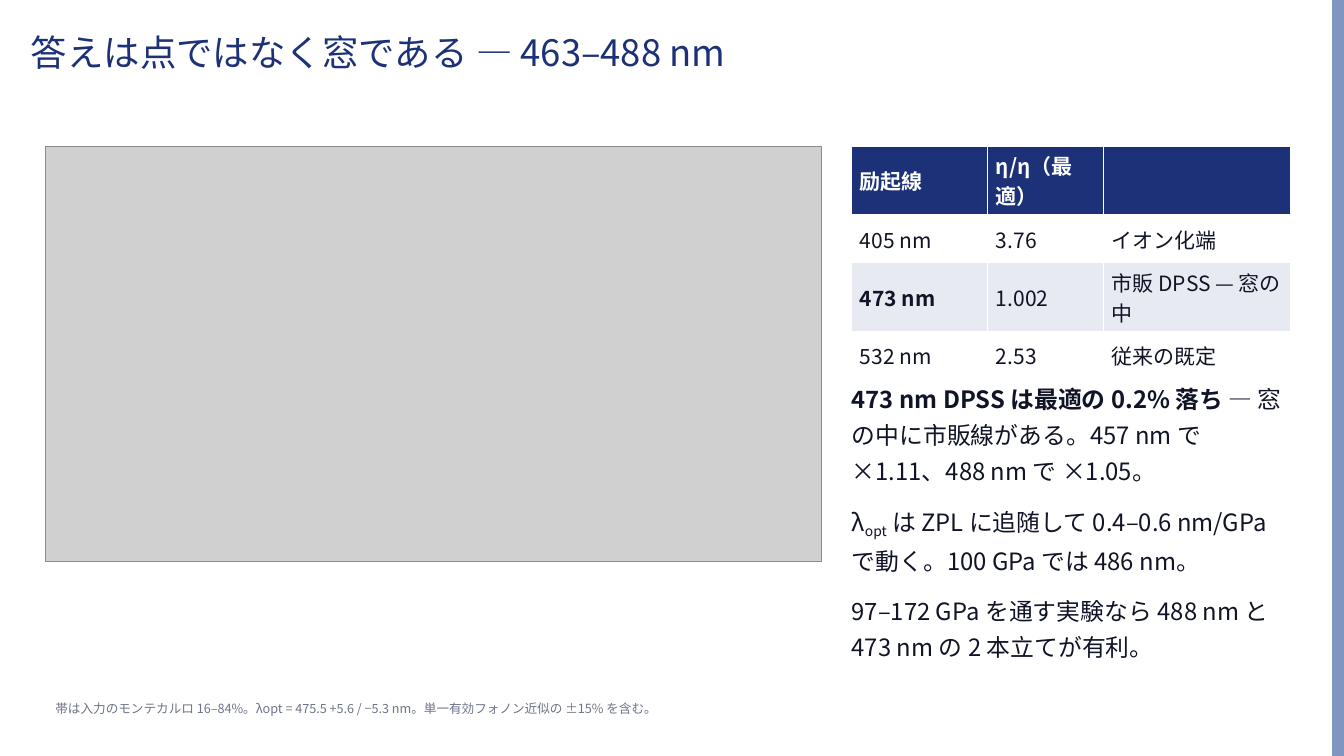
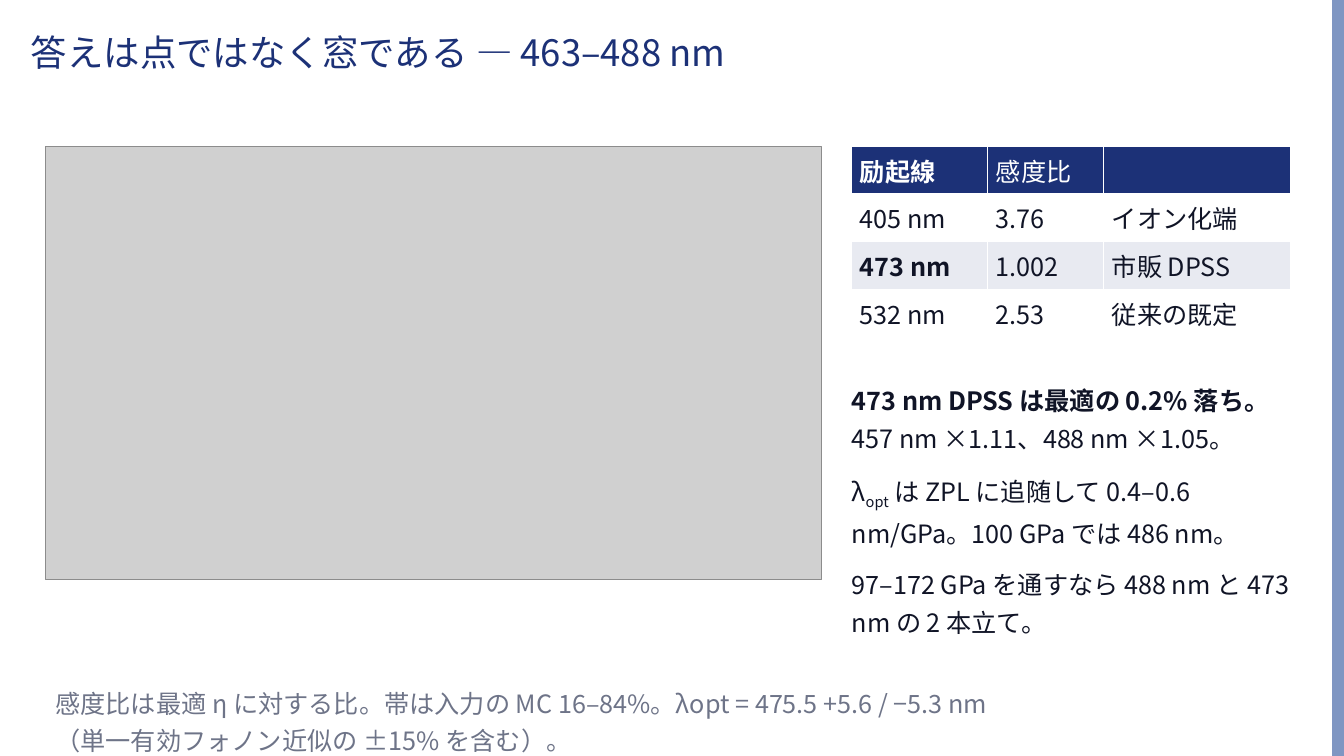
Before and after one commit to Risei412/ultra-high-pressure-ODMR, a slide deck: slide 6 of slides/odmr_473nm_talk.pptx. Drawn at 1344x756 pixels with LibreOffice and Linux fonts; fonts in the diff are those of the drawing; grey boxes stand for pictures; background and template pictures are left out. Boxes give left, top, right and bottom in pixels: in the first picture for what was removed or moved away, otherwise in the second. Text is boxed around its words. In the diff, an @@ line names an element or a change of style, - is before the commit and + after.

```diff
--- a/slides/odmr_473nm_talk.pptx
+++ b/slides/odmr_473nm_talk.pptx
@@ picture resized from (x1=45, y1=147, x2=822, y2=563) to (x1=45, y1=146, x2=822, y2=580) @@
@@ table at (x1=852, y1=146, x2=1291, y2=338) @@
-row 1, column 2: η/η（最適）
+row 1, column 2: 感度比
-row 3, column 3: 市販 DPSS — 窓の中
+row 3, column 3: 市販 DPSS
@@ size 15 to 18 pt in "励起線", "405 nm", "3.76", "イオン化端" and 5 more places @@
@@ text at (x1=852, y1=388, x2=1289, y2=634): text changed; size 17 to 18 pt @@
-473 nm DPSS は最適の 0.2% 落ち — 窓の中に市販線がある。457 nm で ×1.11、488 nm で ×1.05。
-λopt は ZPL に追随して 0.4–0.6 nm/GPa で動く。100 GPa では 486 nm。
-97–172 GPa を通す実験なら 488 nm と 473 nm の 2 本立てが有利。
+473 nm DPSS は最適の 0.2% 落ち。457 nm ×1.11、488 nm ×1.05。
+λopt は ZPL に追随して 0.4–0.6 nm/GPa。100 GPa では 486 nm。
+97–172 GPa を通すなら 488 nm と 473 nm の 2 本立て。
@@ text at (x1=55, y1=692, x2=987, y2=752): text changed; size 9 to 18 pt @@
-帯は入力のモンテカルロ 16–84%。λopt = 475.5 +5.6 / −5.3 nm。単一有効フォノン近似の ±15% を含む。
+感度比は最適 η に対する比。帯は入力の MC 16–84%。λopt = 475.5 +5.6 / −5.3 nm（単一有効フォノン近似の ±15% を含む）。
```
Also in this commit, not shown: 8 other slides changed, 8 other files.
